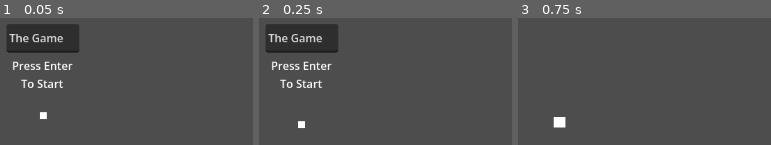
Above: before the commit, frames 1-3 (left to right).
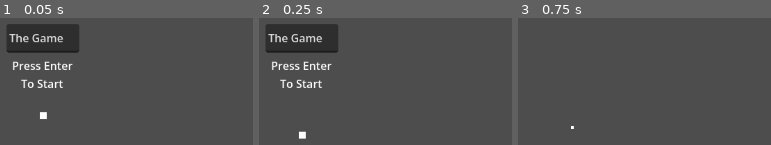
Above: after the commit, the same moments.

Repository: Piker215/Platformeer
Game: Godot game, scene res://scenes/Title.tscn
Two runs of this game, one before a commit and one after it. Both use one fixed random seed, a clock stepped at 60 frames per second and the inputs below.
Inputs:
- Up to frame 1 (0.05 s): no input
- Up to frame 2 (0.25 s): no input
- Up to frame 3 (0.75 s): tap Enter (Start) at 0.5, 0.6 s; hold Right (ui_right) from 0.53 s (still down)

Frame 1 is identical in both runs. In frame 2, 0.3% of the frame differs, in the area x 15-19%, y 81-96%; in frame 3, 0.5%, in the area x 13-23%, y 77-88%.

Commit message:
Fixed movement bugs

Diff:
--- a/playerreal.gd
+++ b/playerreal.gd
@@ -2,10 +2,6 @@
 const speed = 120.0
 # Called every frame. 'delta' is the elapsed time since the previous frame.
 func _physics_process(delta: float) -> void:
-	var directionx := Input.get_axis("ui_left", "ui_right")
-	var directiony := Input.get_axis("ui_down", "ui_up")
-	if directionx:
-		velocity.x = speed * directionx
-	elif directiony:
-		velocity.y = speed * directiony
+	var movement = Input.get_vector("ui_left", "ui_right", "ui_down", "ui_up")
+	velocity = speed * movement
 	move_and_slide()
--- a/project.godot
+++ b/project.godot
@@ -26,6 +26,35 @@
 "events": [Object(InputEventKey,"resource_local_to_scene":false,"resource_name":"","device":0,"window_id":0,"alt_presse …(194 unchanged characters)…
 ]
 }
+Left={
+"deadzone": 0.2,
+"events": [Object(InputEventKey,"resource_local_to_scene":false,"resource_name":"","device":0,"window_id":0,"alt_pressed":false,"shift_pressed":false,"ctrl_pressed":false,"meta_pressed":false,"pressed":false,"keycode":0,"physical_keycode":65,"key_label":0,"unicode":0,"location":0,"echo":false,"script":null)
+, Object(InputEventKey,"resource_local_to_scene":false,"resource_name":"","device":-1,"window_id":0,"alt_pressed":false,"shift_pressed":false,"ctrl_pressed":false,"meta_pressed":false,"pressed":false,"keycode":0,"physical_keycode":4194319,"key_label":0,"unicode":0,"location":0,"echo":false,"script":null)
+]
+}
+Right={
+"deadzone": 0.2,
+"events": [Object(InputEventKey,"resource_local_to_scene":false,"resource_name":"","device":-1,"window_id":0,"alt_pressed":false,"shift_pressed":false,"ctrl_pressed":false,"meta_pressed":false,"pressed":false,"keycode":0,"physical_keycode":68,"key_label":0,"unicode":100,"location":0,"echo":false,"script":null)
+, Object(InputEventKey,"resource_local_to_scene":false,"resource_name":"","device":-1,"window_id":0,"alt_pressed":false,"shift_pressed":false,"ctrl_pressed":false,"meta_pressed":false,"pressed":false,"keycode":0,"physical_keycode":4194321,"key_label":0,"unicode":0,"location":0,"echo":false,"script":null)
+]
+}
+Up={
+"deadzone": 0.2,
+"events": [Object(InputEventKey,"resource_local_to_scene":false,"resource_name":"","device":-1,"window_id":0,"alt_pressed":false,"shift_pressed":false,"ctrl_pressed":false,"meta_pressed":false,"pressed":false,"keycode":0,"physical_keycode":87,"key_label":0,"unicode":119,"location":0,"echo":false,"script":null)
+, Object(InputEventKey,"resource_local_to_scene":false,"resource_name":"","device":-1,"window_id":0,"alt_pressed":false,"shift_pressed":false,"ctrl_pressed":false,"meta_pressed":false,"pressed":false,"keycode":0,"physical_keycode":4194320,"key_label":0,"unicode":0,"location":0,"echo":false,"script":null)
+]
+}
+Down={
+"deadzone": 0.2,
+"events": [Object(InputEventKey,"resource_local_to_scene":false,"resource_name":"","device":-1,"window_id":0,"alt_pressed":false,"shift_pressed":false,"ctrl_pressed":false,"meta_pressed":false,"pressed":false,"keycode":0,"physical_keycode":83,"key_label":0,"unicode":115,"location":0,"echo":false,"script":null)
+, Object(InputEventKey,"resource_local_to_scene":false,"resource_name":"","device":-1,"window_id":0,"alt_pressed":false,"shift_pressed":false,"ctrl_pressed":false,"meta_pressed":false,"pressed":false,"keycode":0,"physical_keycode":4194322,"key_label":0,"unicode":0,"location":0,"echo":false,"script":null)
+]
+}
+Jump={
+"deadzone": 0.2,
+"events": [Object(InputEventKey,"resource_local_to_scene":false,"resource_name":"","device":-1,"window_id":0,"alt_pressed":false,"shift_pressed":false,"ctrl_pressed":false,"meta_pressed":false,"pressed":false,"keycode":0,"physical_keycode":32,"key_label":0,"unicode":32,"location":0,"echo":false,"script":null)
+]
+}
 
 [physics]
 
--- a/scenes/Game.tscn
+++ b/scenes/Game.tscn
@@ -1,9 +1,25 @@
 [gd_scene format=3 uid="uid://dn6pfc13pyg6k"]
 
 [ext_resource type="PackedScene" uid="uid://btxsxmhag5uds" path="res://scenes/playerreal.tscn" id="1_ibkli"]
+
+[sub_resource type="RectangleShape2D" id="RectangleShape2D_ibkli"]
+size = Vector2(1150, 24)
 
 [node name="Node2D" type="Node2D" unique_id=1713997475]
 
 [node name="Camera2D" type="Camera2D" parent="." unique_id=1055616801]
 
 [node name="CharacterBody2D" parent="." unique_id=948001584 instance=ExtResource("1_ibkli")]
+
+[node name="StaticBody2D" type="StaticBody2D" parent="." unique_id=961033208]
+
+[node name="CollisionShape2D" type="CollisionShape2D" parent="StaticBody2D" unique_id=9879989]
+position = Vector2(0, 312)
+shape = SubResource("RectangleShape2D_ibkli")
+
+[node name="collider" type="StaticBody2D" parent="." unique_id=759400898]
+position = Vector2(0, -1)
+
+[node name="CollisionShape2D" type="CollisionShape2D" parent="collider" unique_id=2096024259]
+position = Vector2(0, -311)
+shape = SubResource("RectangleShape2D_ibkli")
--- a/scenes/Title.tscn
+++ b/scenes/Title.tscn
@@ -5,7 +5,8 @@
 
 [sub_resource type="PhysicsMaterial" id="PhysicsMaterial_6e84v"]
 
-[sub_resource type="WorldBoundaryShape2D" id="WorldBoundaryShape2D_6e84v"]
+[sub_resource type="WorldBoundaryShape2D" id="WorldBoundaryShape2D_lq0lj"]
+distance = -1.8140869
 
 [node name="Node2D" type="Node2D" unique_id=251634216]
 script = ExtResource("1_lq0lj")
@@ -14,14 +15,14 @@
 position = Vector2(393, 216)
 
 [node name="StaticBody2D" type="StaticBody2D" parent="." unique_id=2104537456]
-position = Vector2(6, 0)
+position = Vector2(391, 242)
 disable_mode = 1
 physics_material_override = SubResource("PhysicsMaterial_6e84v")
 constant_linear_velocity = Vector2(2, 1)
 
-[node name="CollisionShape2D" type="CollisionShape2D" parent="StaticBody2D" unique_id=1132466221]
-position = Vector2(387, 229)
-shape = SubResource("WorldBoundaryShape2D_6e84v")
+[node name="CollisionShape2D" type="CollisionShape2D" parent="StaticBody2D" unique_id=1591269559]
+position = Vector2(-0.1807251, 0.18591309)
+shape = SubResource("WorldBoundaryShape2D_lq0lj")
 
 [node name="Camera2D" type="Camera2D" parent="." unique_id=1079281767]
 position = Vector2(389, 229)
--- a/scenes/player.gd
+++ b/scenes/player.gd
@@ -3,13 +3,15 @@
 const SPEED = 300.0
 const JUMP_VELOCITY = -400.0
 func _physics_process(delta: float) -> void:
+	floor_max_angle = 45
+	print(is_on_floor(), floor_max_angle)
 	# Add the gravity.
 	if not is_on_floor():
 		velocity += get_gravity() * delta
 
 	# Handle jump.
-	#if Input.is_action_just_pressed("ui_accept") or Input.is_action_just_pressed("ui_up") and is_on_floor(): i have no idea why this doesn't work
-		#velocity.y += JUMP_VELOCITY
+	if Input.is_action_just_pressed("Jump") and is_on_floor():
+		velocity.y += JUMP_VELOCITY
 	# Get the input direction and handle the movement/deceleration.
 	# As good practice, you should replace UI actions with custom gameplay actions.
 	var direction := Input.get_axis("ui_left", "ui_right")
--- /dev/null
+++ b/scenes/playerreal.gd
@@ -0,0 +1,14 @@
+extends CharacterBody2D
+var speed := 100
+
+# Called when the node enters the scene tree for the first time.
+func _ready() -> void:
+	pass # Replace with function body.
+
+
+# Called every frame. 'delta' is the elapsed time since the previous frame.
+func _physics_process(delta: float) -> void:
+	var direction = Input.get_vector("Left", "Right", "Up", "Down")
+	velocity = speed * direction
+	move_and_slide()
+	pass
--- a/scenes/playerreal.tscn
+++ b/scenes/playerreal.tscn
@@ -1,21 +1,13 @@
 [gd_scene format=3 uid="uid://btxsxmhag5uds"]
 
-[ext_resource type="Script" uid="uid://bor7cvlvq6ycr" path="res://playerreal.gd" id="1_w5avn"]
+[ext_resource type="Script" uid="uid://cgus72c7kmsol" path="res://scenes/playerreal.gd" id="1_w5avn"]
 
-[sub_resource type="RectangleShape2D" id="RectangleShape2D_8cvfh"]
-size = Vector2(17, 15)
+[sub_resource type="CanvasTexture" id="CanvasTexture_2rurl"]
 
-[sub_resource type="CanvasTexture" id="CanvasTexture_w5avn"]
-
-[node name="CharacterBody2D" type="CharacterBody2D" unique_id=948001584]
+[node name="CharacterBody2D" type="CharacterBody2D" unique_id=125704177]
 script = ExtResource("1_w5avn")
 
-[node name="CollisionShape2D" type="CollisionShape2D" parent="." unique_id=1138147813]
-position = Vector2(1.5, -7.5)
-shape = SubResource("RectangleShape2D_8cvfh")
-
-[node name="Sprite2D" type="Sprite2D" parent="." unique_id=1802999236]
-top_level = true
-position = Vector2(1.5, -7.500001)
-scale = Vector2(17, 15)
-texture = SubResource("CanvasTexture_w5avn")
+[node name="Sprite2D" type="Sprite2D" parent="." unique_id=633287436]
+position = Vector2(1.1920929e-07, -1.1920929e-07)
+scale = Vector2(3.9999998, 3.9999998)
+texture = SubResource("CanvasTexture_2rurl")
Not shown, added: scenes/playerreal.gd.uid
